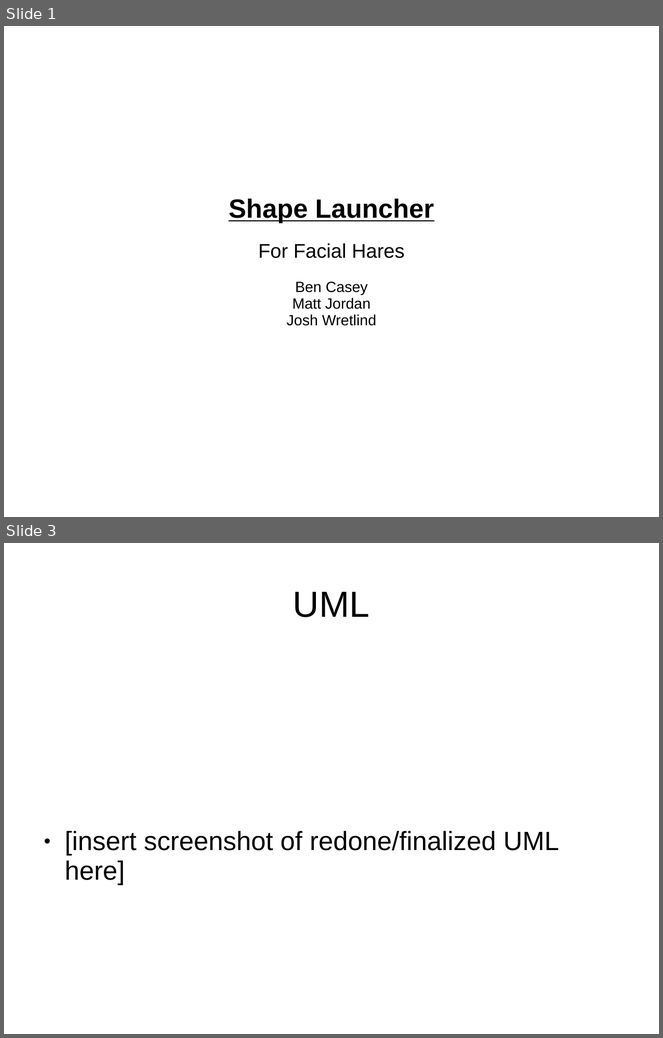
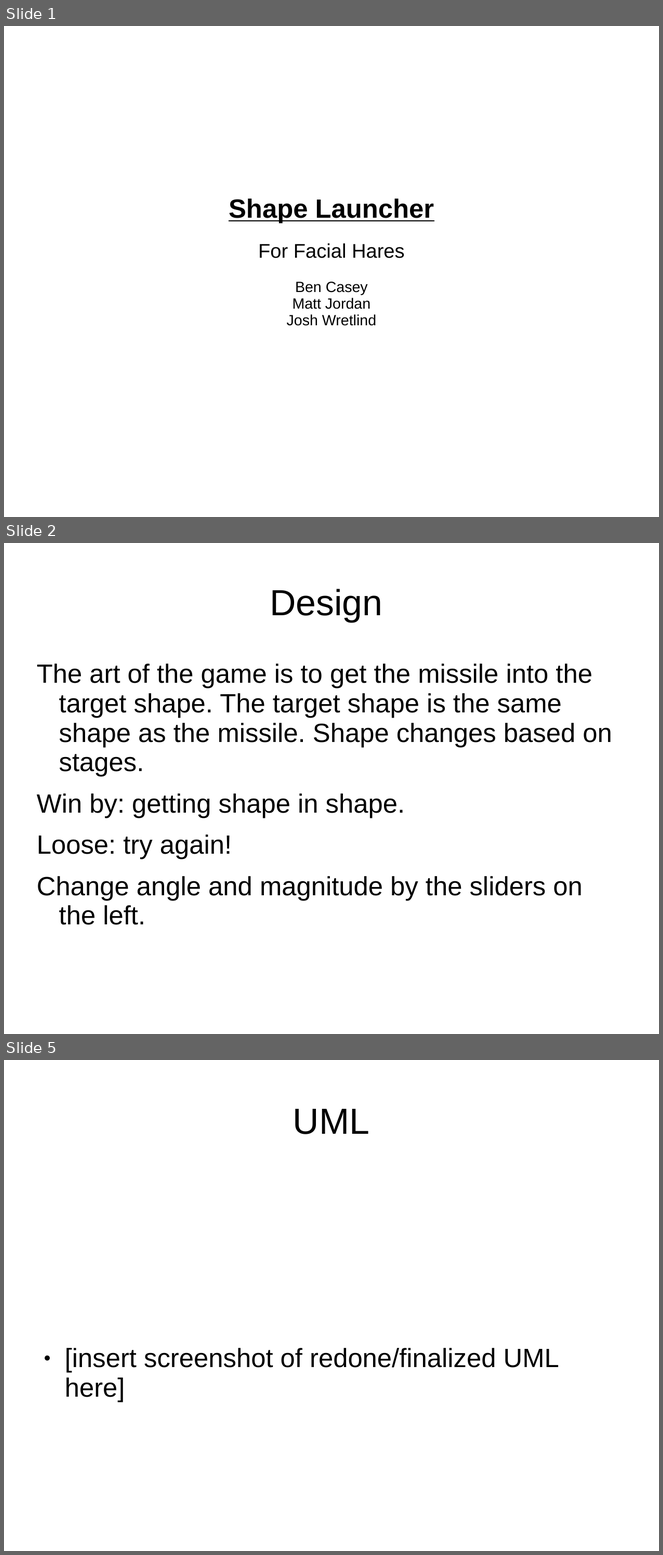
Before and after one commit to manofgate/ShapeLauncher306, a slide deck: Presentation.ppt. Shown one above the other, each under a label of ours: slides 1 and 3 before the commit, slides 1, 2 and 5 after it; the slides between them are not shown. The pictures are 663x1038 and 663x1555 pixels, drawn with LibreOffice and Linux fonts; fonts in the diff are those of the drawing. Boxes give left, top, right and bottom in pixels: in the first picture for what was removed or moved away, otherwise in the second. Text is boxed around its words. In the diff, an @@ line names an element or a change of style, - is before the commit and + after.

```diff
--- a/Presentation.ppt
+++ b/Presentation.ppt
@@ slide 2 added at box(4, 543, 659, 1034), background #FFFFFF @@
@@ title added at box(270, 589, 383, 623), 44 pt, text #000000 @@
+Design
@@ text added at box(37, 664, 612, 925), 32 pt, text #000000 @@
+The art of the game is to get the missile into the target shape. The target shape is the same shape as the missile. Shape changes based on stages.
+Win by: getting shape in shape.
+Loose: try again!
+Change angle and magnitude by the sliders on the left.
@@ what was slide 3 is now slide 5 @@
```
Also in this commit, not shown: 1 slide changed, 1 other slide added, 2 other files.
